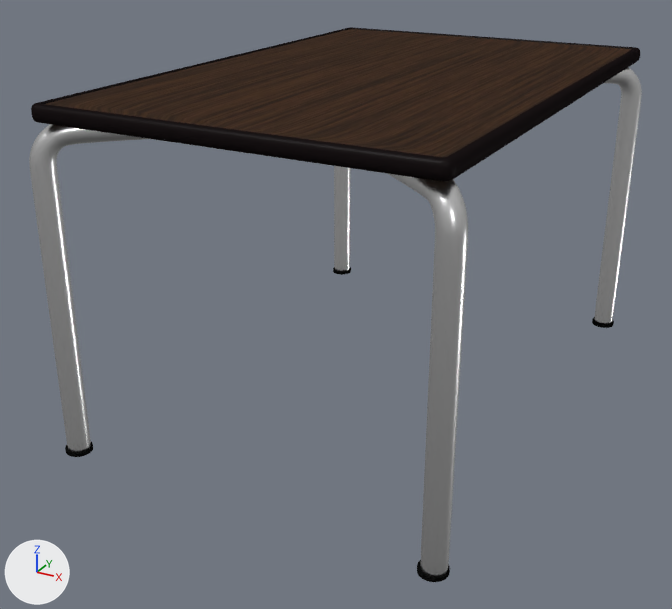
The Blender file UFile-reachToTarget-remake/Assets/VR_Table_brTex.blend: old version first, new version second.
One viewpoint serves both versions: a camera (50 mm lens) standing at (1.28, -2.74, 1.5) and looking at (-0.15, -0.15, 0.21). Arrows for +X, +Y and +Z are at lower left; the lights stay in place.

Names of what the first picture shows: 'Leg1', 'Leg2', 'Leg3', 'Leg4', 'Tablerim', 'Tabletop', 'peg1', 'peg2', 'peg4'.
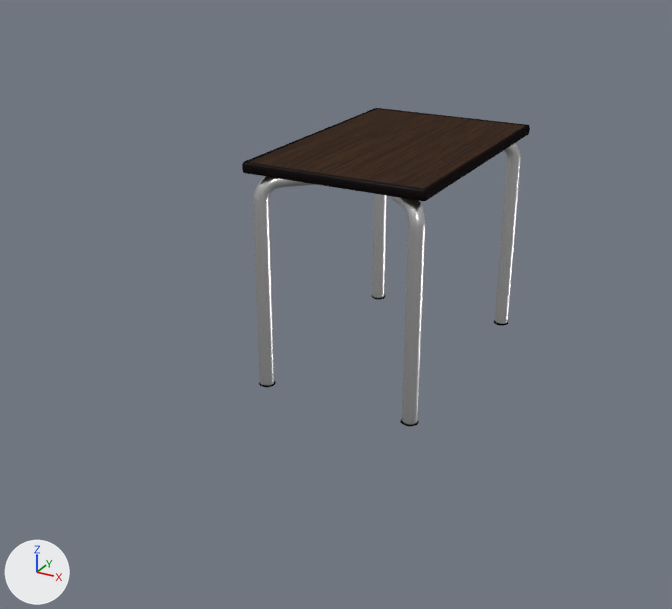
Edits to the scene script, one JSON object a line:
```json
{"block": "me_cube_003", "where": "# used by ob_tablerim; location = (-0.06, 0.006, 0.962); scale = (0.313, 0.328, 0.0255)"}
{"op": "remove", "block": "me_cube_003", "code": "me_cube_003.from_pydata(...)  # 72 vertices, 66 faces; spans x 0.0..1.99, y -2.83..2.85, z -1.0..1.0"}
{"op": "add", "block": "me_cube_003", "code": "me_cube_003.from_pydata(...)  # 132 vertices, 132 faces; spans x -1.99..1.99, y -2.83..2.85, z -1.0..1.0"}
{"block": "me_cube_003", "change": "me_cube_003 part 1: 60 vertices added at x -1.99..-1.83, y -2.83..2.85, z -1.0..1.0"}
{"op": "remove", "block": "ob_peg4", "code": ["ob_peg4 = bpy.data.objects.new('peg4', me_cylinder_003)", "ob_peg4.location = (-0.684, -0.886, -0.125)", "ob_peg4.scale = (0.0431, 0.0431, 0.0068)"]}
{"op": "remove", "block": "ob_peg3", "code": ["ob_peg3 = bpy.data.objects.new('peg3', me_cylinder_002)", "ob_peg3.location = (-0.686, 0.896, -0.125)", "ob_peg3.scale = (0.0431, 0.0431, 0.0068)"]}
{"op": "remove", "block": "ob_peg2", "code": ["ob_peg2 = bpy.data.objects.new('peg2', me_cylinder_001)", "ob_peg2.location = (0.55, 0.899, -0.125)", "ob_peg2.scale = (0.0431, 0.0431, 0.0068)"]}
{"op": "remove", "block": "ob_peg1", "code": ["ob_peg1 = bpy.data.objects.new('peg1', me_cylinder)", "ob_peg1.location = (0.551, -0.881, -0.125)", "ob_peg1.scale = (0.0431, 0.0431, 0.0068)"]}
{"op": "set", "path": "ob_leg3.location", "old": "(-0.606, 0.83, 0.706)", "new": "(-0.204, 0.372, 0.573)"}
{"op": "set", "path": "ob_leg3.scale", "old": "(0.0372, 0.0372, 0.0372)", "new": "(0.0254, 0.0254, 0.0254)"}
{"op": "set", "path": "ob_leg2.location", "old": "(-0.606, -0.815, 0.706)", "new": "(-0.203, -0.378, 0.573)"}
{"op": "set", "path": "ob_leg2.scale", "old": "(0.0372, 0.0372, 0.0372)", "new": "(0.0254, 0.0254, 0.0254)"}
{"op": "set", "path": "ob_leg4.location", "old": "(0.473, 0.83, 0.706)", "new": "(0.213, 0.372, 0.573)"}
{"op": "set", "path": "ob_leg4.scale", "old": "(0.0372, 0.0372, 0.0372)", "new": "(0.0254, 0.0254, 0.0254)"}
{"op": "set", "path": "ob_leg1.location", "old": "(0.473, -0.815, 0.706)", "new": "(0.213, -0.378, 0.573)"}
{"op": "set", "path": "ob_leg1.scale", "old": "(0.0372, 0.0372, 0.0372)", "new": "(0.0254, 0.0254, 0.0254)"}
{"op": "set", "path": "ob_tablerim.location", "old": "(-0.06, 0.006, 0.962)", "new": "(0.0, 0.0, 0.747)"}
{"op": "set", "path": "ob_tablerim.scale", "old": "(0.313, 0.328, 0.0255)", "new": "(0.155, 0.161, 0.0174)"}
{"op": "remove", "block": "ob_tablerim", "code": "_m = ob_tablerim.modifiers.new('Mirror', 'MIRROR')"}
{"op": "remove", "block": "ob_tablerim", "code": "_m.use_clip = True"}
{"op": "set", "path": "ob_tabletop.location", "old": "(-0.06, 0.006, 0.959)", "new": "(-0.001, 0.0, 0.746)"}
{"op": "set", "path": "ob_tabletop.scale", "old": "(0.303, 0.321, 0.232)", "new": "(0.15, 0.158, 0.159)"}
```

Location of each change, (x1, y1, x2, y2) in pixels of the pictures (672 x 609 px):
```json
{"object": "Tabletop", "change": "moved, rescaled", "before": [46, 29, 632, 157], "after": [249, 109, 524, 189], "on screen": "53% narrower, 37% shorter"}
{"object": "Tablerim", "change": "reshaped, moved, rescaled, modifiers changed", "before": [31, 27, 640, 182], "after": [242, 108, 530, 201], "on screen": "53% narrower, 40% shorter"}
{"object": "Leg1", "change": "moved, rescaled", "before": [389, 174, 468, 577], "after": [388, 196, 426, 427]}
{"object": "Leg2", "change": "moved, rescaled", "before": [29, 124, 148, 452], "after": [253, 177, 317, 388]}
{"object": "Leg4", "change": "moved, rescaled", "before": [594, 67, 642, 324], "after": [494, 143, 521, 326]}
{"object": "Leg3", "change": "moved, rescaled", "before": [334, 166, 351, 271], "after": [371, 194, 387, 300]}
{"object": "peg1", "change": "deleted", "before": [417, 560, 450, 582]}
{"object": "peg4", "change": "deleted", "before": [65, 442, 93, 457]}
{"object": "peg2", "change": "deleted", "before": [592, 317, 614, 328]}
{"object": "peg3", "change": "deleted", "before": [333, 267, 351, 275]}
{"part": 1, "of": "me_cube_003", "change": "added", "after": [242, 108, 449, 186], "on screen": "black"}
```
